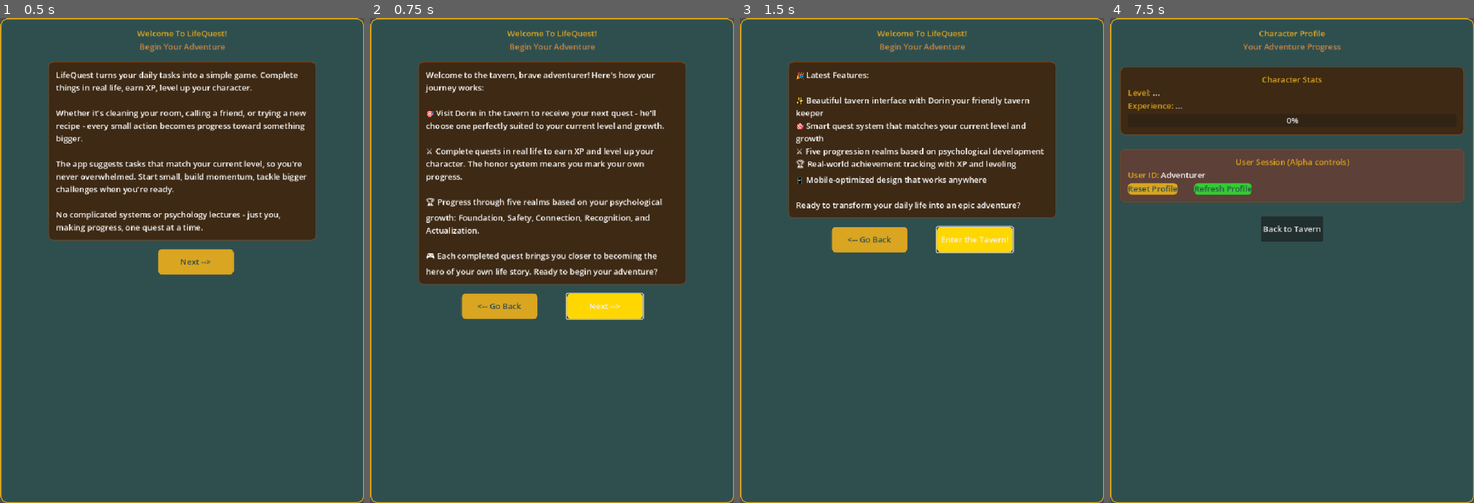
Above: before the commit, frames 1-4 (left to right).
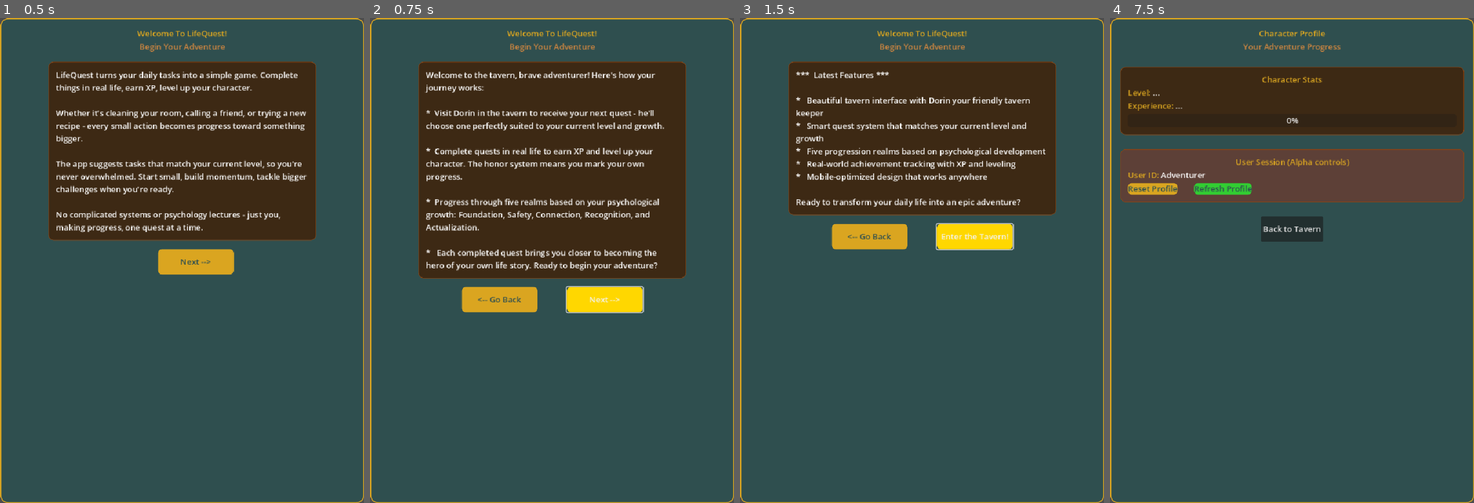
Above: after the commit, the same moments.

Repository: Wazaq/LifeQuest-Nexus
Game: Godot game, scene res://scenes/WelcomeScene.tscn
Same seed, same stepped clock (60 frames per second), same inputs: the game is played once before the commit and once after it.
Inputs:
- Up to frame 1 (0.5 s): no input
- Up to frame 2 (0.75 s): click "Next -->" at 0.5 s
- Up to frame 3 (1.5 s): click "Next -->" at 1.25 s
- Up to frame 4 (7.5 s): click "Enter the Tavern!" at 2 s; click "Generate New Quest" at 2.75 s; click "Generate New Quest" at 3.5 s; click "Complete Quest" at 4.25 s; click "✨ Quest Ready!" at 5 s; click "✨ Quest Ready!" at 5.75 s; click "Tavern" at 6.5 s; click "Profile" at 7.25 s

Frame 1 is identical in both runs. In frame 2, 6.7% of the frame differs, in the area x 13-87%, y 19-63%; in frame 3, 4.9%; in frame 4, less than 0.1%.

Commit message:
- Making a change test cache refreshing

Diff:
--- a/godot-project/scenes/WelcomeScene.tscn
+++ b/godot-project/scenes/WelcomeScene.tscn
@@ -70,13 +70,13 @@
 layout_mode = 2
 text = "Welcome to the tavern, brave adventurer! Here's how your journey works:
 
-🎯 Visit Dorin in the tavern to receive your next quest - he'll choose one perfectly suited to your current level and growth.
+*  Visit Dorin in the tavern to receive your next quest - he'll choose one perfectly suited to your current level and growth.
 
-⚔️ Complete quests in real life to earn XP and level up your character. The honor system means you mark your own progress.
+*  Complete quests in real life to earn XP and level up your character. The honor system means you mark your own progress.
 
-🏆 Progress through five realms based on your psychological growth: Foundation, Safety, Connection, Recognition, and Actualization.
+*  Progress through five realms based on your psychological growth: Foundation, Safety, Connection, Recognition, and Actualization.
 
-🎮 Each completed quest brings you closer to becoming the hero of your own life story. Ready to begin your adventure?"
+*   Each completed quest brings you closer to becoming the hero of your own life story. Ready to begin your adventure?"
 autowrap_mode = 3
 
 [node name="FeaturesPanel" type="PanelContainer" parent="MainScroll/WelcomeContainer/MainVBox"]
@@ -85,13 +85,13 @@
 [node name="FeaturesText" type="Label" parent="MainScroll/WelcomeContainer/MainVBox/FeaturesPanel"]
 custom_minimum_size = Vector2(500, 0)
 layout_mode = 2
-text = "🎉 Latest Features:
+text = "***  Latest Features ***
 
-✨ Beautiful tavern interface with Dorin your friendly tavern keeper
-🎯 Smart quest system that matches your current level and growth
-⚔️ Five progression realms based on psychological development
-🏆 Real-world achievement tracking with XP and leveling
-📱 Mobile-optimized design that works anywhere
+*   Beautiful tavern interface with Dorin your friendly tavern keeper
+*   Smart quest system that matches your current level and growth
+*   Five progression realms based on psychological development
+*   Real-world achievement tracking with XP and leveling
+*   Mobile-optimized design that works anywhere
 
 Ready to transform your daily life into an epic adventure?"
 autowrap_mode = 3
Not shown, changed: godot-project/builds/web/index.pck
Not shown, changed: godot-project/builds/web/index.service.worker.js
